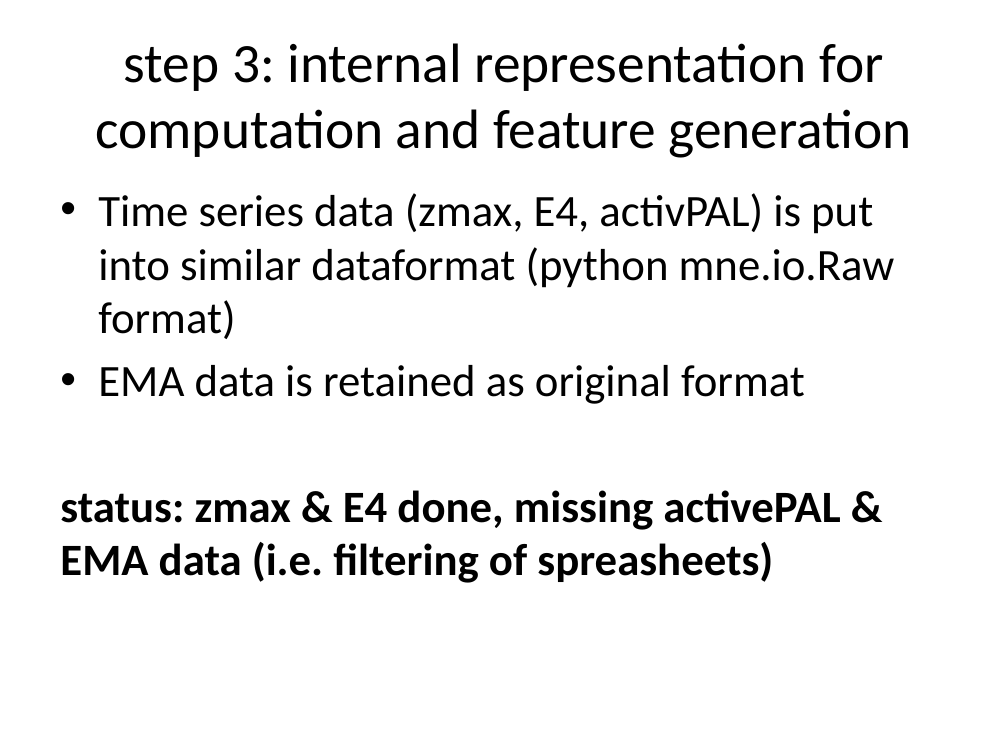
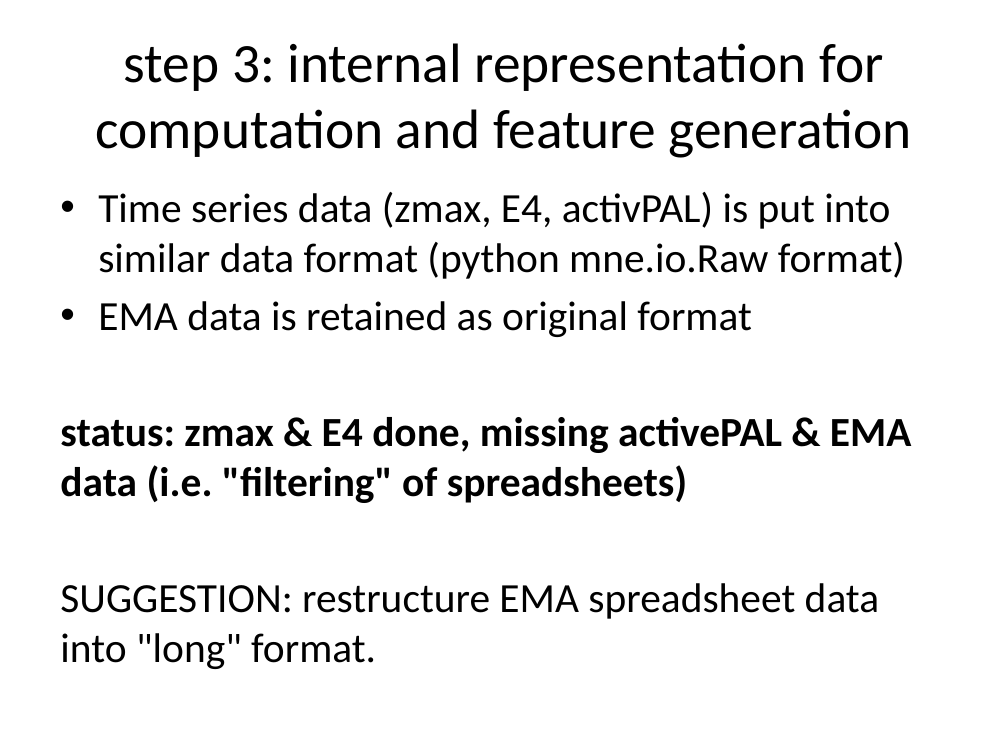
Before and after one commit to raytut/wearanize, a slide deck: slide 12 of snippets/HBS_wearanize.pptx (slide 11 before the commit). Drawn at 1008x756 pixels with LibreOffice and Linux fonts; fonts in the diff are those of the drawing. Boxes give left, top, right and bottom in pixels: in the first picture for what was removed or moved away, otherwise in the second. Text is boxed around its words. In the diff, an @@ line names an element or a change of style, - is before the commit and + after.

```diff
--- a/snippets/HBS_wearanize.pptx
+++ b/snippets/HBS_wearanize.pptx
@@ text at bbox=[98, 192, 905, 279]: text changed; size 32 to 29.6 pt @@
-• Time series data (zmax, E4, activPAL) is put into similar dataformat (python mne.io.Raw format)
+• Time series data (zmax, E4, activPAL) is put into similar data format (python mne.io.Raw format)
@@ text at bbox=[98, 301, 752, 337]: size 32 to 29.6 pt in "EMA data is retained as original format" @@
@@ text at bbox=[60, 417, 911, 669]: text changed; size 32 to 29.6 pt @@
-status: zmax & E4 done, missing activePAL & EMA data (i.e. filtering of spreasheets)
+status: zmax & E4 done, missing activePAL & EMA data (i.e. "filtering" of spreadsheets)
+SUGGESTION: restructure EMA spreadsheet data into "long" format.
```
Also in this commit, not shown: 20 other slides changed.
